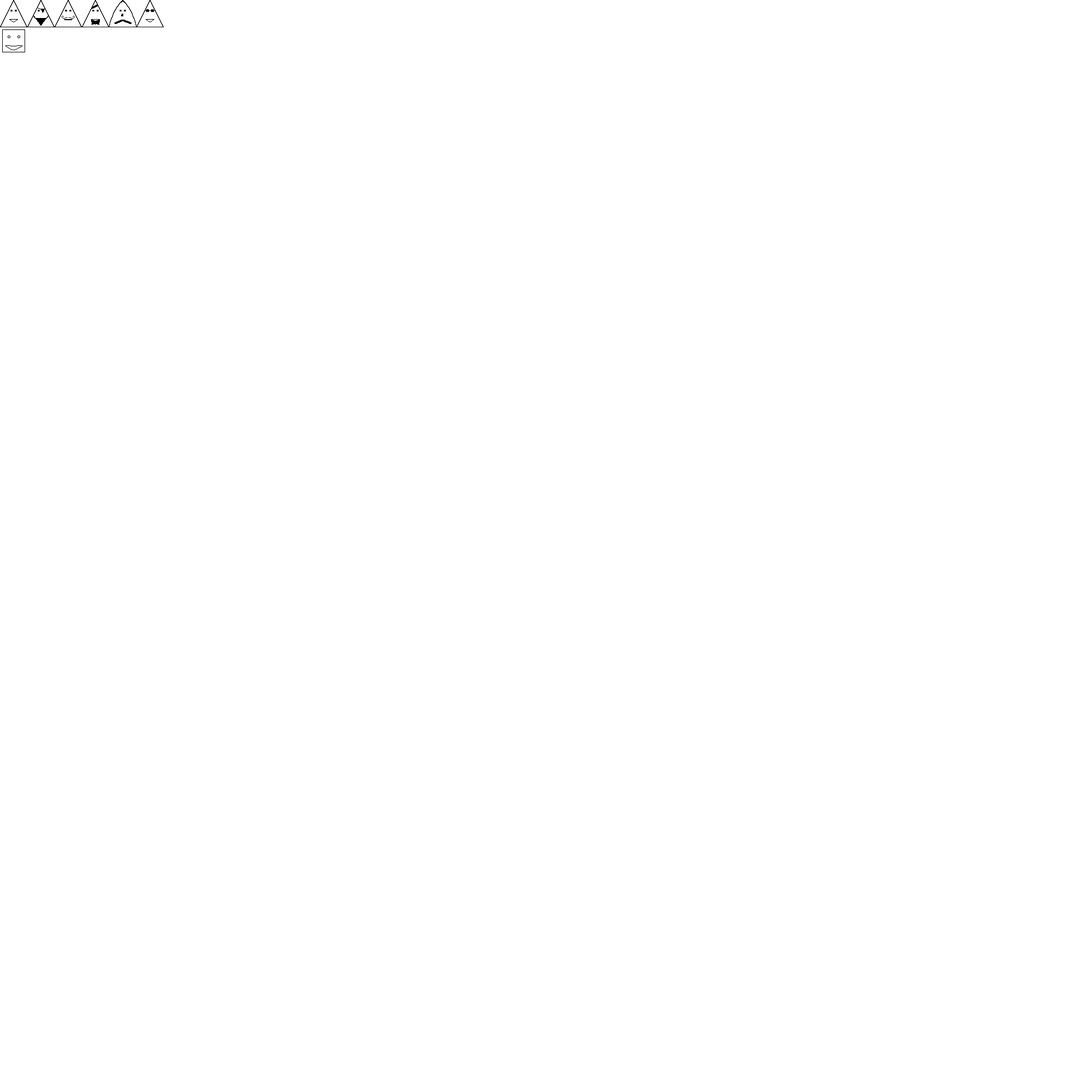
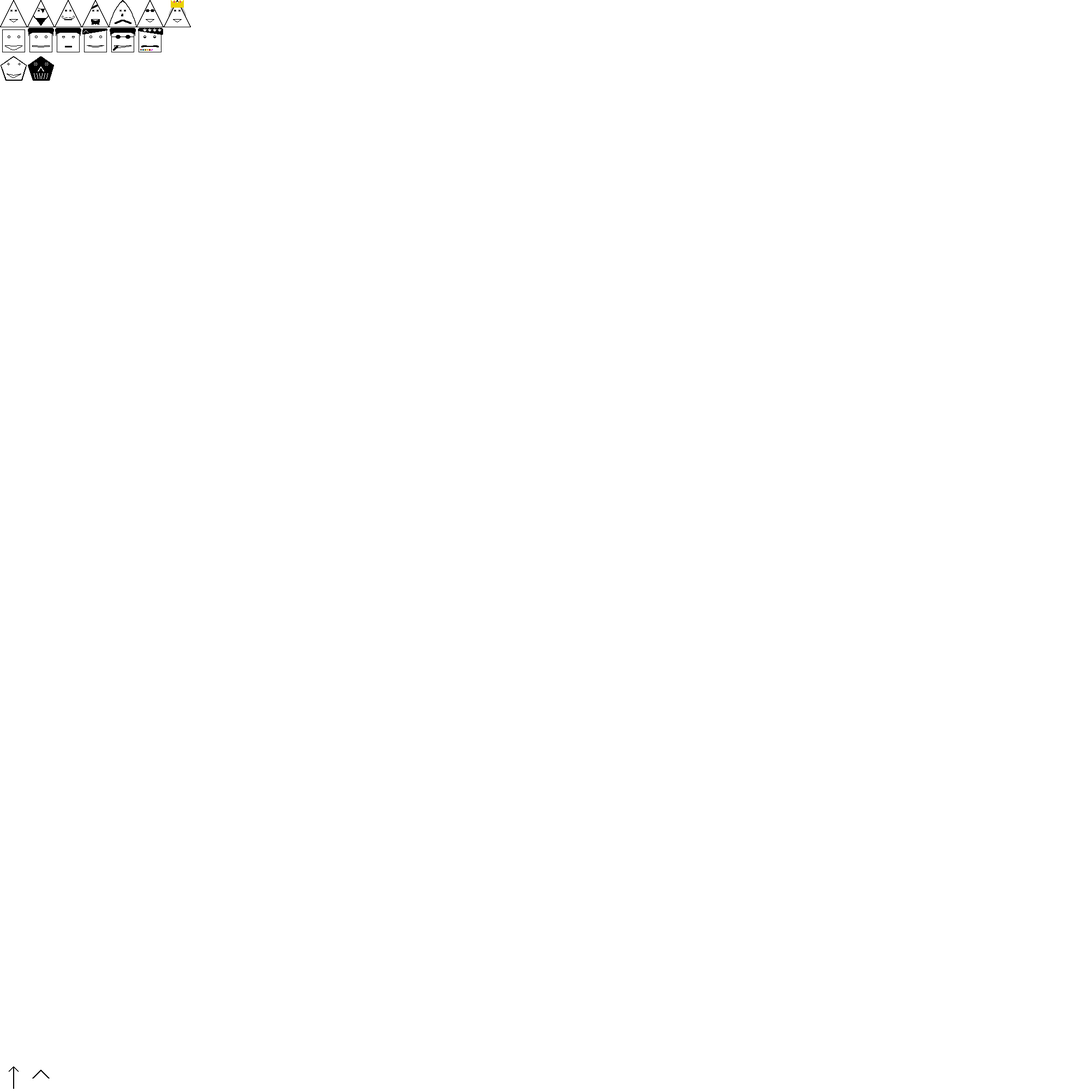
Layer changes from the first (1091, 1091) image to the second:
moved "Triangles" above "Squares" over left=163, top=0, right=192, bottom=28
added layer "TriangleLord" in group "Triangles" over left=163, top=0, right=192, bottom=28
added layer "SquareGeneral" in group "Squares" over left=138, top=27, right=164, bottom=53
added layer "SquareCommander" in group "Squares" over left=109, top=27, right=136, bottom=53
added layer "SquareSoldier3" in group "Squares" over left=82, top=28, right=108, bottom=53
added layer "SquareSoldier2" in group "Squares" over left=55, top=27, right=82, bottom=53
added layer "SquareSoldier1" in group "Squares" over left=27, top=27, right=55, bottom=53
added group "Pentagons" with 2 layers above "Projectiles" over left=0, top=56, right=55, bottom=81
added layer "PentagonCenturio" in group "Pentagons" over left=27, top=56, right=55, bottom=81
added layer "PentagonCivil" in group "Pentagons" over left=0, top=56, right=27, bottom=81
added group "Projectiles" with 2 layers above "Hintergrund" over left=8, top=1066, right=50, bottom=1090
added layer "ProjectileEdge" in group "Projectiles" over left=30, top=1070, right=50, bottom=1082
added layer "ProjectileVector" in group "Projectiles" over left=8, top=1066, right=19, bottom=1090
